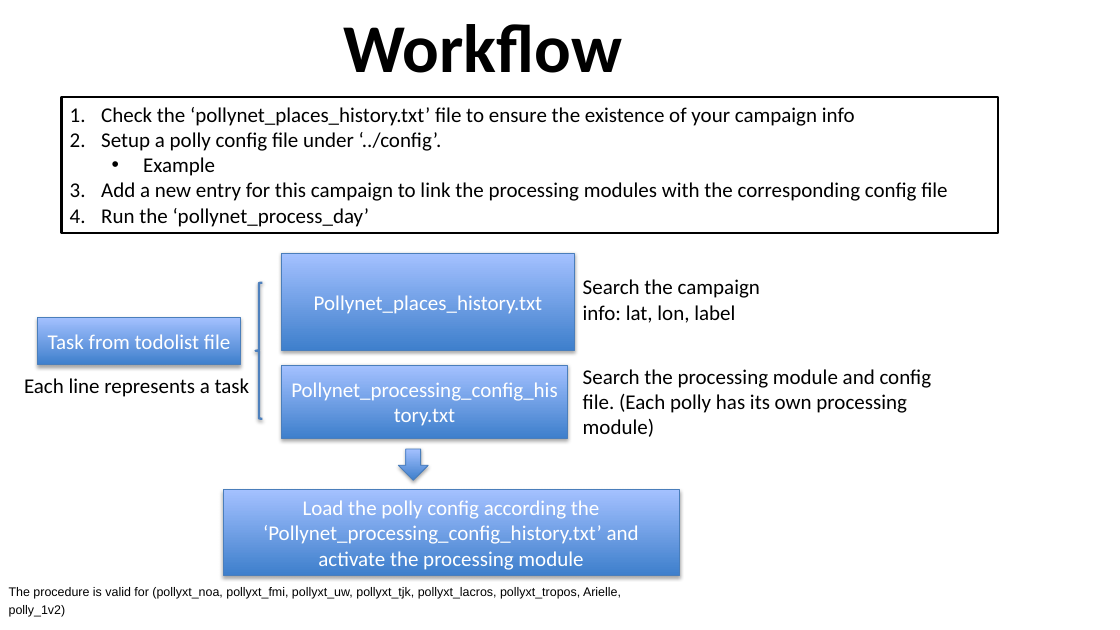
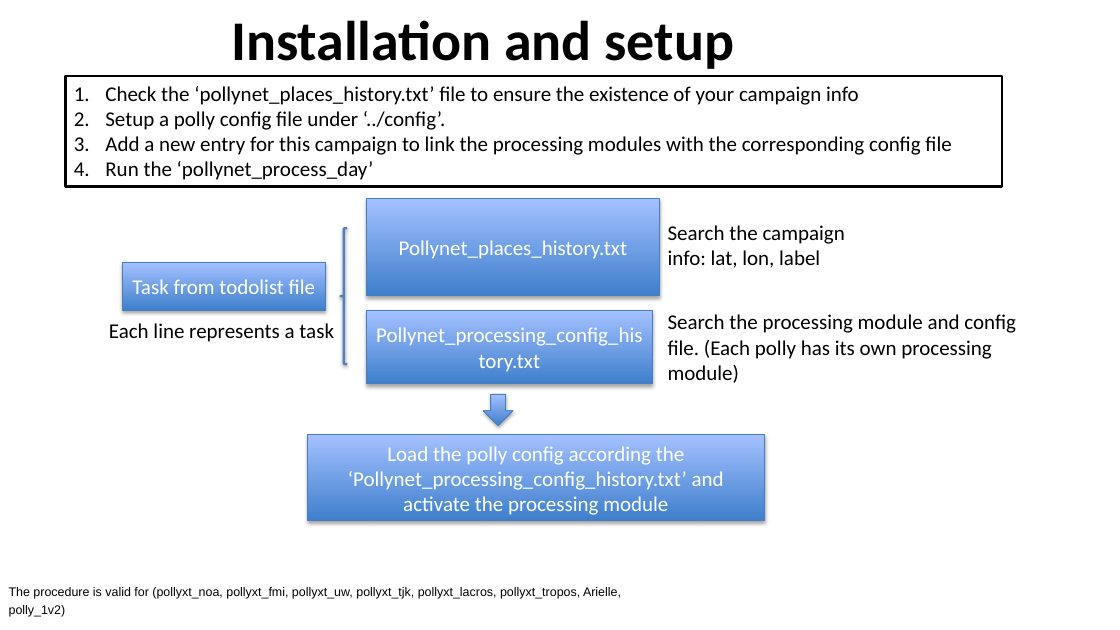
Before and after one commit to PollyNET/Pollynet_Processing_Chain, a slide deck: slide 14 of doc/Pollynet_Processing_Chain.pptx (slide 6 before the commit). Drawn at 1120x630 pixels with LibreOffice and Linux fonts; fonts in the diff are those of the drawing; background and template pictures are left out. Boxes give left, top, right and bottom in pixels: in the first picture for what was removed or moved away, otherwise in the second. Text is boxed around its words. In the diff, an @@ line names an element or a change of style, - is before the commit and + after.

```diff
--- a/doc/Pollynet_Processing_Chain.pptx
+++ b/doc/Pollynet_Processing_Chain.pptx
@@ title at (231,20,735,69): text changed; size 58.7 to 48 pt @@
-Workflow
+Installation and setup
@@ rectangle "Check the ‘pollynet_places_history.txt’ file to ...": place and size @@
-rectangle "Check the ‘pollynet_places_history.txt’ file to ..." at (61,97,998,234)
+rectangle "Check the ‘pollynet_places_history.txt’ file to ..." at (66,76,1002,187)
@@ text in rectangle at (143,157,215,176): paragraph removed @@
-  • Example
@@ 4 rectangles, 3 texts, 1 left brace, 1 down arrow: place and size @@
-4 rectangles, 3 texts, 1 left brace, 1 down arrow at (24,253,932,576)
+4 rectangles, 3 texts, 1 left brace, 1 down arrow at (109,198,1016,521)
```
Also in this commit, not shown: 3 other slides changed, 2 other files.
